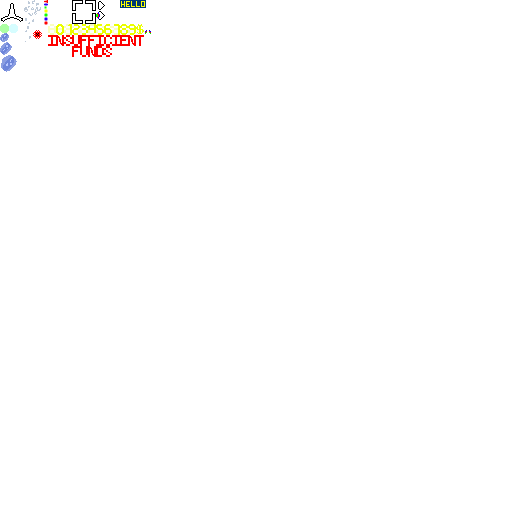
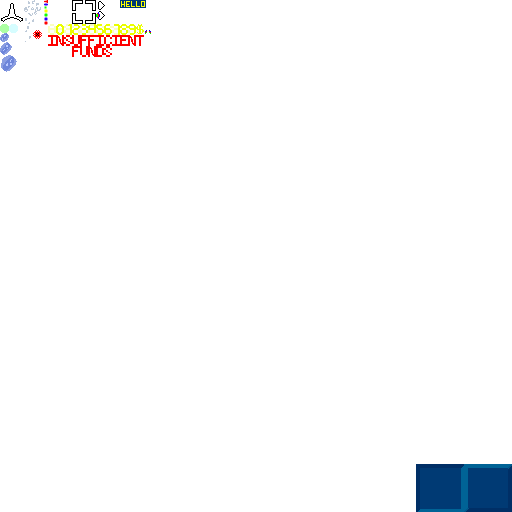
Two versions of the same layered image (512 x 512). Layer-by-layer changes:
painted on "Background" over [416, 464, 512, 512]
